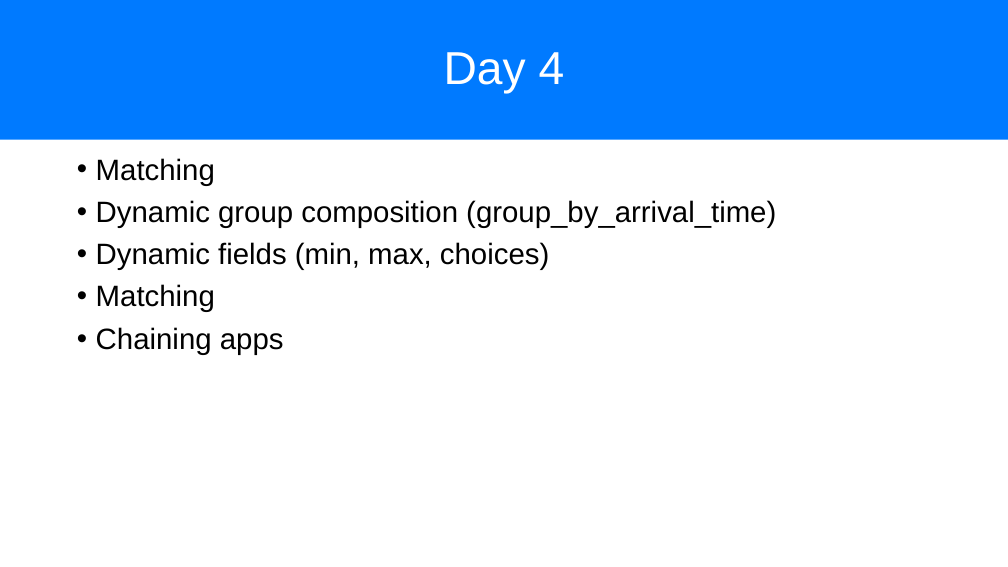
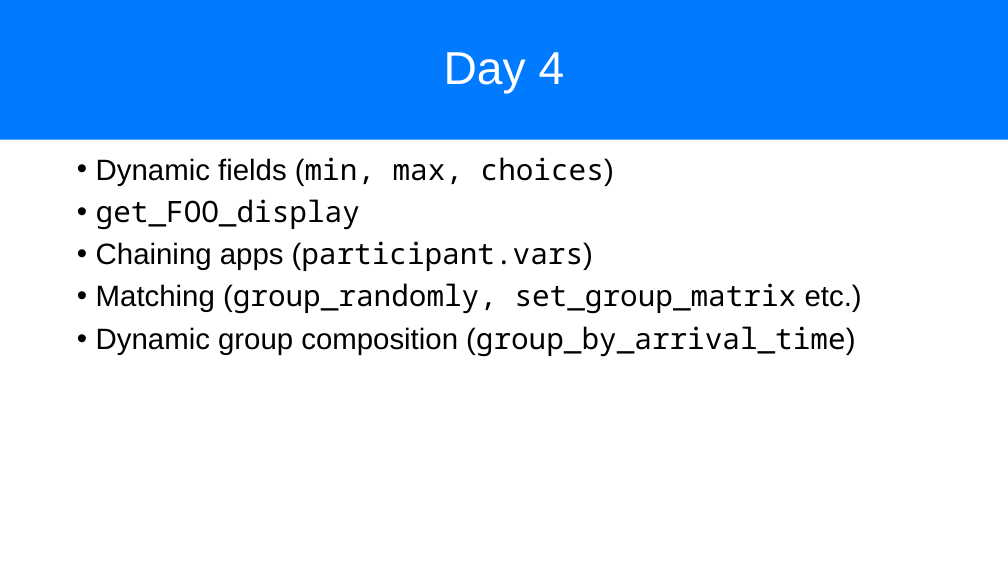
Before and after one commit to chapkovski/uncertainty-summer-school, a slide deck: slide 2 of presentations/frankfurt_july_2019 day4.pptx. Drawn at 1008x567 pixels with LibreOffice and Linux fonts; fonts in the diff are those of the drawing. Boxes give left, top, right and bottom in pixels: in the first picture for what was removed or moved away, otherwise in the second. Text is boxed around its words. In the diff, an @@ line names an element or a change of style, - is before the commit and + after.

Commit message:
final match pgg

```diff
--- a/presentations/frankfurt_july_2019 day4.pptx
+++ b/presentations/frankfurt_july_2019 day4.pptx
@@ text at box(96, 157, 862, 314): text changed; font Arial to Noto Sans Mono @@
-• Matching
+• Dynamic fields (min, max, choices)
+• get_FOO_display
+• Chaining apps (participant.vars)
+• Matching (group_randomly, set_group_matrix etc.)
@@ text at box(96, 242, 549, 355): paragraphs removed @@
-• Dynamic fields (min, max, choices)
-• Matching
-• Chaining apps
@@ text at box(96, 326, 855, 355): font Arial to Noto Sans Mono in "(group_by_arrival_time)" @@
```
Also in this commit, not shown: 1 other file.
